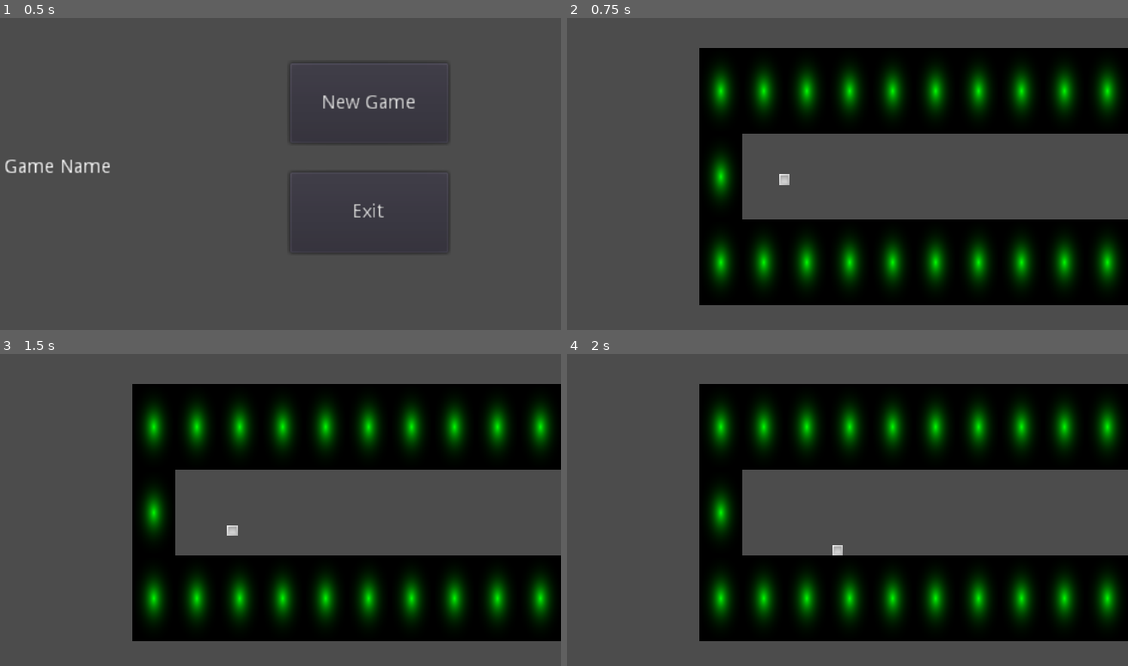
Above: before the commit, frames 1-4 (two rows, left to right).
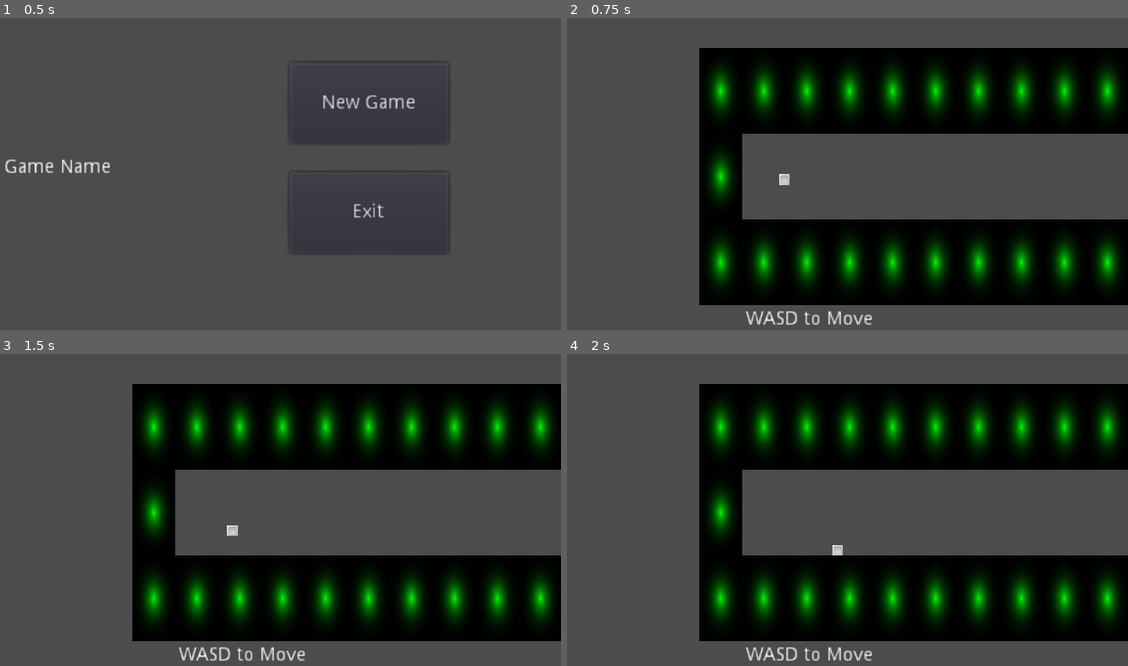
Above: after the commit, the same moments.

Repository: Screen-Punch/intd450
Game: Godot game, scene res://Levels/Main Menu.tscn
Two runs of this game, one before a commit and one after it. Both use one fixed random seed, a clock stepped at 60 frames per second and the inputs below.
Inputs:
- Up to frame 1 (0.5 s): no input
- Up to frame 2 (0.75 s): click "New Game" at 0.5 s
- Up to frame 3 (1.5 s): tap Enter at 1.25 s; hold Right (move_right, bound only before the commit) from 1.28 s (still down); hold Down (move_bottom, bound only before the commit) from 1.28 s (still down)
- Up to frame 4 (2 s): keep holding Right (move_right, bound only before the commit); keep holding Down (move_bottom, bound only before the commit)

Frame 1 is identical in both runs. In frame 2, 0.4% of the frame differs, in the area x 31-55%, y 93-99%; in frame 3, 0.4%; in frame 4, 0.4%.

Commit message:
Changed proj settings, monster 'attacks'

Diff:
--- a/Levels/Level1-1.tscn
+++ b/Levels/Level1-1.tscn
@@ -4,7 +4,7 @@
 [ext_resource path="res://Scenes/player.tscn" type="PackedScene" id=2]
 [ext_resource path="res://Scenes/next_W.tscn" type="PackedScene" id=3]
 
-[node name="Level1-1" type="Node2D"]
+[node name="Level1-1" type="Node2D" index="0"]
 
 [node name="TileMap" type="TileMap" parent="." index="0"]
 
@@ -61,3 +61,26 @@
 lines_skipped = 0
 max_lines_visible = -1
 _sections_unfolded = [ "Rect", "Visibility" ]
+
+[node name="ControlsLabel" type="Label" parent="." index="4"]
+
+anchor_left = 0.0
+anchor_top = 0.0
+anchor_right = 0.0
+anchor_bottom = 0.0
+margin_left = -442.0
+margin_top = 199.0
+margin_right = -335.0
+margin_bottom = 213.0
+rect_scale = Vector2( 2, 2 )
+rect_pivot_offset = Vector2( 0, 0 )
+rect_clip_content = false
+mouse_filter = 2
+mouse_default_cursor_shape = 0
+size_flags_horizontal = 1
+size_flags_vertical = 4
+text = "WASD to Move"
+percent_visible = 1.0
+lines_skipped = 0
+max_lines_visible = -1
+_sections_unfolded = [ "Rect", "Visibility" ]
--- a/Levels/Level1-3.tscn
+++ b/Levels/Level1-3.tscn
@@ -81,3 +81,4 @@
 [node name="Monster" parent="Nav2D" index="1" instance=ExtResource( 5 )]
 
 position = Vector2( 60.1268, -509.408 )
+SPEED = 150
--- a/Levels/Level1-4.tscn
+++ b/Levels/Level1-4.tscn
@@ -13,7 +13,7 @@
 polygons = [ PoolIntArray( 0, 1, 2, 3 ), PoolIntArray( 0, 3, 4 ), PoolIntArray( 5, 6, 7, 8 ), PoolIntArray( 8, 7, 9, 4 ), PoolIntArray( 4, 9, 10, 0 ) ]
 outlines = [ PoolVector2Array( -446.437, -62.4505, 320.324, -69.0987, 321.432, 193.506, 643.871, 192.398, 642.763, -190.983, 767.971, -192.091, 761.323, 313.174, 194.008, 316.498, 191.792, 62.7577, 192.9, 61.6497, -448.653, 64.9738 ) ]
 
-[node name="Level1-4" type="Node2D" index="0"]
+[node name="Level1-4" type="Node2D"]
 
 [node name="TileMap" type="TileMap" parent="." index="0"]
 
--- a/Scenes/colworld.tscn
+++ b/Scenes/colworld.tscn
@@ -1,17 +1,24 @@
-[gd_scene load_steps=9 format=2]
+[gd_scene load_steps=11 format=2]
 
 [ext_resource path="res://Scenes/tileset1.tres" type="TileSet" id=1]
 [ext_resource path="res://Scenes/player.tscn" type="PackedScene" id=2]
 [ext_resource path="res://Art/screenshotone-.jpg" type="Texture" id=3]
 [ext_resource path="res://Scenes/next_W.tscn" type="PackedScene" id=4]
-[ext_resource path="res://Scenes/Monster.tscn" type="PackedScene" id=5]
-[ext_resource path="res://Art/fog.png" type="Texture" id=6]
-[ext_resource path="res://Scenes/Mirror.tscn" type="PackedScene" id=7]
+[ext_resource path="res://Art/fog.png" type="Texture" id=5]
+[ext_resource path="res://Scenes/Mirror.tscn" type="PackedScene" id=6]
+[ext_resource path="res://Scenes/Nav2D.tscn" type="PackedScene" id=7]
+[ext_resource path="res://Scenes/Monster.tscn" type="PackedScene" id=8]
 
 [sub_resource type="RectangleShape2D" id=1]
 
 custom_solver_bias = 0.0
 extents = Vector2( 16.2355, 16.2734 )
+
+[sub_resource type="NavigationPolygon" id=2]
+
+vertices = PoolVector2Array( 1100.35, -276.586, 1068.62, 804.024, 515.616, -66.2378, 512.292, -192.554, -579.855, 775.631, 133.344, -67.3458, -566.493, -268.235, 126.696, -192.554 )
+polygons = [ PoolIntArray( 0, 1, 2, 3 ), PoolIntArray( 2, 1, 4, 5 ), PoolIntArray( 5, 4, 6, 7 ), PoolIntArray( 7, 6, 0, 3 ) ]
+outlines = [ PoolVector2Array( -566.493, -268.235, 1100.35, -276.586, 1068.62, 804.024, -579.855, 775.631 ), PoolVector2Array( 126.696, -192.554, 512.292, -192.554, 515.616, -66.2378, 133.344, -67.3458 ) ]
 
 [node name="colworld" type="Node2D" index="0"]
 
@@ -97,19 +104,18 @@
 position = Vector2( 129.649, 97.3518 )
 next_world = "res://Scenes/colworld2.tscn"
 
-[node name="Monster" parent="." index="6" instance=ExtResource( 5 )]
-
-position = Vector2( 484.958, 85.9419 )
-SPEED = 50
-
-[node name="Fog" type="Sprite" parent="." index="7"]
+[node name="Fog" type="Sprite" parent="." index="6"]
 
 position = Vector2( 296.392, 321.218 )
 scale = Vector2( 1.75306, 1.67498 )
-texture = ExtResource( 6 )
+texture = ExtResource( 5 )
+__meta__ = {
+"_edit_lock_": true
+}
 
-[node name="Mirror" parent="." index="8" instance=ExtResource( 7 )]
+[node name="Mirror" parent="." index="7" instance=ExtResource( 6 )]
 
+editor/display_folded = true
 position = Vector2( -59.5425, 77.9199 )
 
 [node name="CollisionShape2D" parent="Mirror/Area2D" index="0"]
@@ -118,5 +124,17 @@
 scale = Vector2( 1, 3.19035 )
 _sections_unfolded = [ "Transform" ]
 
+[node name="Nav2D" parent="." index="8" instance=ExtResource( 7 )]
+
+[node name="Monster" parent="Nav2D" index="0" instance=ExtResource( 8 )]
+
+position = Vector2( 484.958, 85.9419 )
+SPEED = 50
+
+[node name="NavigationPolygonInstance" type="NavigationPolygonInstance" parent="Nav2D" index="1"]
+
+navpoly = SubResource( 2 )
+enabled = true
+
 
 [editable path="Mirror"]
--- a/Scripts/Mirror.gd
+++ b/Scripts/Mirror.gd
@@ -2,6 +2,9 @@
 
 func _ready():
 	pass
+
+func takeDamage():
+	queue_free()
 
 func _on_Area2D_body_entered(body):
 	if body.is_in_group("Player"):
--- a/Scripts/Monster.gd
+++ b/Scripts/Monster.gd
@@ -25,6 +25,9 @@
 			path = Nav2D.update_navigation_path(position, target.position)
 			timer = 0
 
+		if (target.position - position).length() < 40:
+			target.takeDamage()
+
 func findNewTarget():
 	var targets = get_tree().get_nodes_in_group("Player")
 	for t in targets:
--- a/Scripts/player.gd
+++ b/Scripts/player.gd
@@ -21,13 +21,13 @@
 func _physics_process(delta):
 	var motion = Vector2()
 
-	if Input.is_action_pressed("move_up"):
+	if Input.is_action_pressed("ui_up"):
 		motion += Vector2(0, -1)
-	if Input.is_action_pressed("move_bottom"):
+	if Input.is_action_pressed("ui_down"):
 		motion += Vector2(0, 1)
-	if Input.is_action_pressed("move_left"):
+	if Input.is_action_pressed("ui_left"):
 		motion += Vector2(-1, 0)
-	if Input.is_action_pressed("move_right"):
+	if Input.is_action_pressed("ui_right"):
 		motion += Vector2(1, 0)
 
 	motion = motion.normalized() * MOTION_SPEED
@@ -45,3 +45,7 @@
 
 func update_magnitude_and_gap(distance):
 	magnitude = pow(2,-distance/50) * 25
+
+func takeDamage():
+	var sceneName = get_tree().get_current_scene().get_name()
+	get_tree().change_scene("res://Levels/" + sceneName + ".tscn")
--- a/project.godot
+++ b/project.godot
@@ -24,13 +24,21 @@
 
 [input]
 
-move_bottom=[ Object(InputEventKey,"resource_local_to_scene":false,"resource_name":"","device":0,"alt":false,"shift":false,"control":false,"meta":false,"command":false,"pressed":false,"scancode":16777234,"unicode":0,"echo":false,"script":null)
+ui_left=[ Object(InputEventKey,"resource_local_to_scene":false,"resource_name":"","device":0,"alt":false,"shift":false,"control":false,"meta":false,"command":false,"pressed":false,"scancode":16777231,"unicode":0,"echo":false,"script":null)
+, Object(InputEventJoypadButton,"resource_local_to_scene":false,"resource_name":"","device":0,"button_index":14,"pressure":0.0,"pressed":false,"script":null)
+, Object(InputEventKey,"resource_local_to_scene":false,"resource_name":"","device":0,"alt":false,"shift":false,"control":false,"meta":false,"command":false,"pressed":false,"scancode":65,"unicode":0,"echo":false,"script":null)
  ]
-move_left=[ Object(InputEventKey,"resource_local_to_scene":false,"resource_name":"","device":0,"alt":false,"shift":false,"control":false,"meta":false,"command":false,"pressed":false,"scancode":16777231,"unicode":0,"echo":false,"script":null)
+ui_right=[ Object(InputEventKey,"resource_local_to_scene":false,"resource_name":"","device":0,"alt":false,"shift":false,"control":false,"meta":false,"command":false,"pressed":false,"scancode":16777233,"unicode":0,"echo":false,"script":null)
+, Object(InputEventJoypadButton,"resource_local_to_scene":false,"resource_name":"","device":0,"button_index":15,"pressure":0.0,"pressed":false,"script":null)
+, Object(InputEventKey,"resource_local_to_scene":false,"resource_name":"","device":0,"alt":false,"shift":false,"control":false,"meta":false,"command":false,"pressed":false,"scancode":68,"unicode":0,"echo":false,"script":null)
  ]
-move_right=[ Object(InputEventKey,"resource_local_to_scene":false,"resource_name":"","device":0,"alt":false,"shift":false,"control":false,"meta":false,"command":false,"pressed":false,"scancode":16777233,"unicode":0,"echo":false,"script":null)
+ui_up=[ Object(InputEventKey,"resource_local_to_scene":false,"resource_name":"","device":0,"alt":false,"shift":false,"control":false,"meta":false,"command":false,"pressed":false,"scancode":16777232,"unicode":0,"echo":false,"script":null)
+, Object(InputEventJoypadButton,"resource_local_to_scene":false,"resource_name":"","device":0,"button_index":12,"pressure":0.0,"pressed":false,"script":null)
+, Object(InputEventKey,"resource_local_to_scene":false,"resource_name":"","device":0,"alt":false,"shift":false,"control":false,"meta":false,"command":false,"pressed":false,"scancode":87,"unicode":0,"echo":false,"script":null)
  ]
-move_up=[ Object(InputEventKey,"resource_local_to_scene":false,"resource_name":"","device":0,"alt":false,"shift":false,"control":false,"meta":false,"command":false,"pressed":false,"scancode":16777232,"unicode":0,"echo":false,"script":null)
+ui_down=[ Object(InputEventKey,"resource_local_to_scene":false,"resource_name":"","device":0,"alt":false,"shift":false,"control":false,"meta":false,"command":false,"pressed":false,"scancode":16777234,"unicode":0,"echo":false,"script":null)
+, Object(InputEventJoypadButton,"resource_local_to_scene":false,"resource_name":"","device":0,"button_index":13,"pressure":0.0,"pressed":false,"script":null)
+, Object(InputEventKey,"resource_local_to_scene":false,"resource_name":"","device":0,"alt":false,"shift":false,"control":false,"meta":false,"command":false,"pressed":false,"scancode":83,"unicode":0,"echo":false,"script":null)
  ]
 
 [layer_names]
